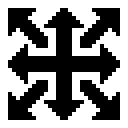
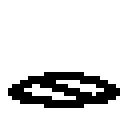
Layered file, before and after one edit (128 × 128). Changes by layer:
added layer "portal-without" above "portal-with" over [8, 72, 120, 108]
hid "dir8" over [8, 8, 120, 120]
